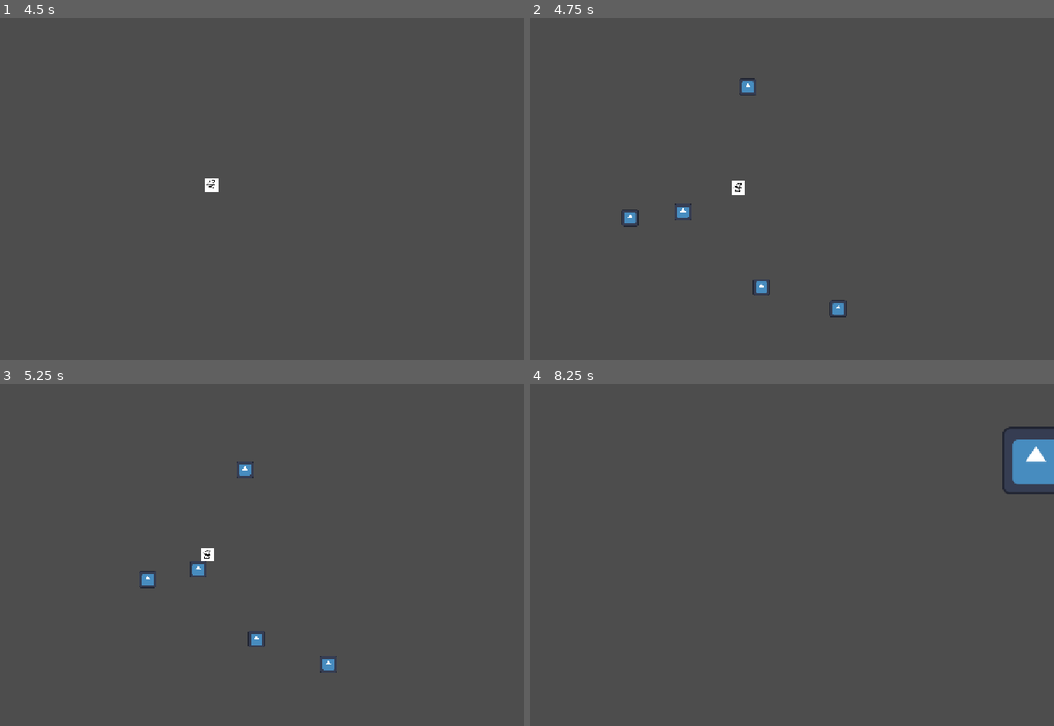
Above: before the commit, frames 1-4 (two rows, left to right).
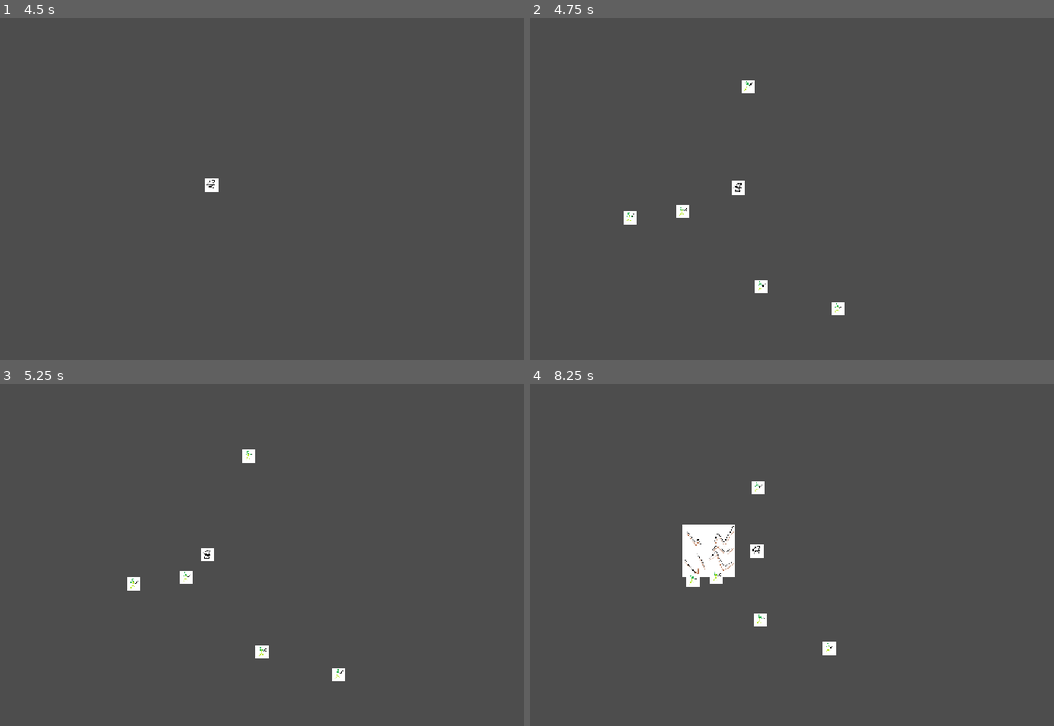
Above: after the commit, the same moments.

Repository: flowerFawn/XP-Based-Leveling
Game: Godot game, scene res://scenes/world.tscn
Same seed, same stepped clock (60 frames per second), same inputs: the game is played once before the commit and once after it. The engine's default icon, where the game draws it, is replaced by a stand-in: a white triangle on a blue panel in a dark square.
Inputs:
- Up to frame 1 (4.5 s): click "Learn" at 0.5 s; tap Enter at 1.25 s; hold D (player_right) 1.28-2.03 s; hold S (player_down) 2.03-2.78 s; hold D (player_right) 2.78-3.53 s; hold W (player_up) 3.53-4.28 s; hold A (player_left) from 4.28 s (still down)
- Up to frame 2 (4.75 s): keep holding A (player_left)
- Up to frame 3 (5.25 s): keep holding A (player_left)
- Up to frame 4 (8.25 s): release A (player_left) at 5.78 s; hold S (player_down) 5.78-6.53 s; hold D (player_right) 6.53-7.28 s; hold W (player_up) 7.28-8.03 s; hold D (player_right) from 8.03 s (still down)

Frame 1 is identical in both runs. In frame 2, 0.6% of the frame differs, in the area x 17-61%, y 17-88%; in frame 3, 0.9%; in frame 4, 3.3%, in the area x 29-100%, y 12-80%.

Commit message:
fixed bug wherein enemies could not be hit
the enemy constructor was not setting their collision layers/mask, so they weren't on the enemy layer to be hit by the players projectiles

Diff:
--- a/resources/movement types/bomber_enemy_movement.tres
+++ /dev/null
@@ -1,7 +0,0 @@
-[gd_resource type="Resource" script_class="EnemyMovementBomber" load_steps=2 format=3 uid="uid://boghcrttgnp6l"]
-
-[ext_resource type="Script" uid="uid://cpy1fruup6071" path="res://scripts/resources/inherited resources/enemy movement types/e_movement_bomber.gd" id="1_5pxsw"]
-
-[resource]
-script = ExtResource("1_5pxsw")
-metadata/_custom_type_script = "uid://cpy1fruup6071"
--- /dev/null
+++ b/resources/movement types/opposite_perpendicular_enemy_movement.tres
@@ -0,0 +1,8 @@
+[gd_resource type="Resource" script_class="EnemyMovementRotated" load_steps=2 format=3 uid="uid://c1002bulcsc64"]
+
+[ext_resource type="Script" uid="uid://cpy1fruup6071" path="res://scripts/resources/inherited resources/enemy movement types/e_movement_perpendicular.gd" id="1_7iicp"]
+
+[resource]
+script = ExtResource("1_7iicp")
+rotation_amount = 270.0
+metadata/_custom_type_script = "uid://cpy1fruup6071"
--- /dev/null
+++ b/resources/movement types/perpendicular_enemy_movement.tres
@@ -0,0 +1,8 @@
+[gd_resource type="Resource" script_class="EnemyMovementRotated" load_steps=2 format=3 uid="uid://chgf21ugoid5x"]
+
+[ext_resource type="Script" uid="uid://cpy1fruup6071" path="res://scripts/resources/inherited resources/enemy movement types/e_movement_perpendicular.gd" id="1_me32d"]
+
+[resource]
+script = ExtResource("1_me32d")
+rotation_amount = 90.0
+metadata/_custom_type_script = "uid://cpy1fruup6071"
--- a/scenes/enemy.tscn
+++ /dev/null
@@ -1,17 +0,0 @@
-[gd_scene load_steps=4 format=3 uid="uid://kpbomqm3o7r0"]
-
-[ext_resource type="Script" uid="uid://dde8uqg54ddvd" path="res://scripts/enemy scripts/base_enemy.gd" id="1_7p1mj"]
-[ext_resource type="Texture2D" uid="uid://dc1k28qljxgix" path="res://icon.svg" id="2_md0e3"]
-
-[sub_resource type="CircleShape2D" id="CircleShape2D_md0e3"]
-radius = 0.01
-
-[node name="Enemy" type="Area2D" groups=["Enemy"]]
-collision_layer = 2
-script = ExtResource("1_7p1mj")
-
-[node name="Icon" type="Sprite2D" parent="."]
-texture = ExtResource("2_md0e3")
-
-[node name="EnemyCollision" type="CollisionShape2D" parent="."]
-shape = SubResource("CircleShape2D_md0e3")
--- a/scenes/world.tscn
+++ b/scenes/world.tscn
@@ -14,6 +14,7 @@
 
 [node name="CharacterBody2D" parent="." instance=ExtResource("1_nnsk1")]
 position = Vector2(1399, 1557)
+collision_mask = 0
 
 [node name="GameController" parent="." instance=ExtResource("2_rwgxs")]
 
--- a/scripts/enemy scripts/base_enemy.gd
+++ b/scripts/enemy scripts/base_enemy.gd
@@ -52,6 +52,8 @@
 	if enemy_type.unique_script != null:
 		new_enemy_instance.set_script(enemy_type.unique_script)
 	new_enemy_instance.add_to_group(&"Enemy")
+	new_enemy_instance.set_collision_layer_value(1, false)
+	new_enemy_instance.set_collision_layer_value(2, true)
 	new_enemy_instance.node_sprite = Sprite2D.new()
 	new_enemy_instance.node_collision = CollisionShape2D.new()
 	new_enemy_instance.add_child(new_enemy_instance.node_sprite)
--- a/scripts/game_controller.gd
+++ b/scripts/game_controller.gd
@@ -1,5 +1,5 @@
 extends Node
-
+class_name GameController
 
 var enemy_count = 5
 
@@ -22,8 +22,8 @@
 	while spawn_position.distance_squared_to(GameInfo.player_position) < 300 ** 2:
 		spawn_position = Vector2(GameInfo.rnd.randi_range(GameInfo.player_position.x - 1000, GameInfo.player_position.x + 1000),
 		GameInfo.rnd.randi_range(GameInfo.player_position.y - 1000, GameInfo.player_position.y + 1000))
-	#var new_enemy:Enemy = Enemy.new_enemy(preload("uid://bg3osrk3a4ni5"))
-	var new_enemy:Enemy = Enemy.new_enemy(preload("uid://c6qqqoynid1fh"))
+	var new_enemy:Enemy = Enemy.new_enemy(preload("uid://bg3osrk3a4ni5"))
+	#var new_enemy:Enemy = Enemy.new_enemy(preload("uid://c6qqqoynid1fh"))
 	#var new_enemy:Enemy = Enemy.new_enemy(preload("uid://dqunbnln7x2n0"))
 	GameInfo.enemy_holder.add_child(new_enemy)
 	new_enemy.global_position = spawn_position
--- a/scripts/resources/inherited resources/enemy movement types/e_movement_bomber.gd
+++ /dev/null
@@ -1,8 +0,0 @@
-extends EnemyMovementType
-class_name EnemyMovementBomber
-var first_direction:Vector2 = Vector2.ZERO
-
-func get_enemy_direction(enemy_position:Vector2, player_position:Vector2) -> Vector2:
-	if first_direction.is_zero_approx():
-		first_direction = enemy_position.direction_to(player_position)
-	return first_direction
--- /dev/null
+++ b/scripts/resources/inherited resources/enemy movement types/e_movement_perpendicular.gd
@@ -0,0 +1,7 @@
+extends EnemyMovementType
+class_name EnemyMovementRotated
+##Measured in degrees
+@export var rotation_amount:float
+
+func get_enemy_direction(enemy_position:Vector2, player_position:Vector2) -> Vector2:
+	return (enemy_position.direction_to(player_position)).rotated(deg_to_rad(rotation_amount))
Renamed: scripts/resources/inherited resources/enemy movement types/e_movement_bomber.gd.uid -> scripts/resources/inherited resources/enemy movement types/e_movement_perpendicular.gd.uid
